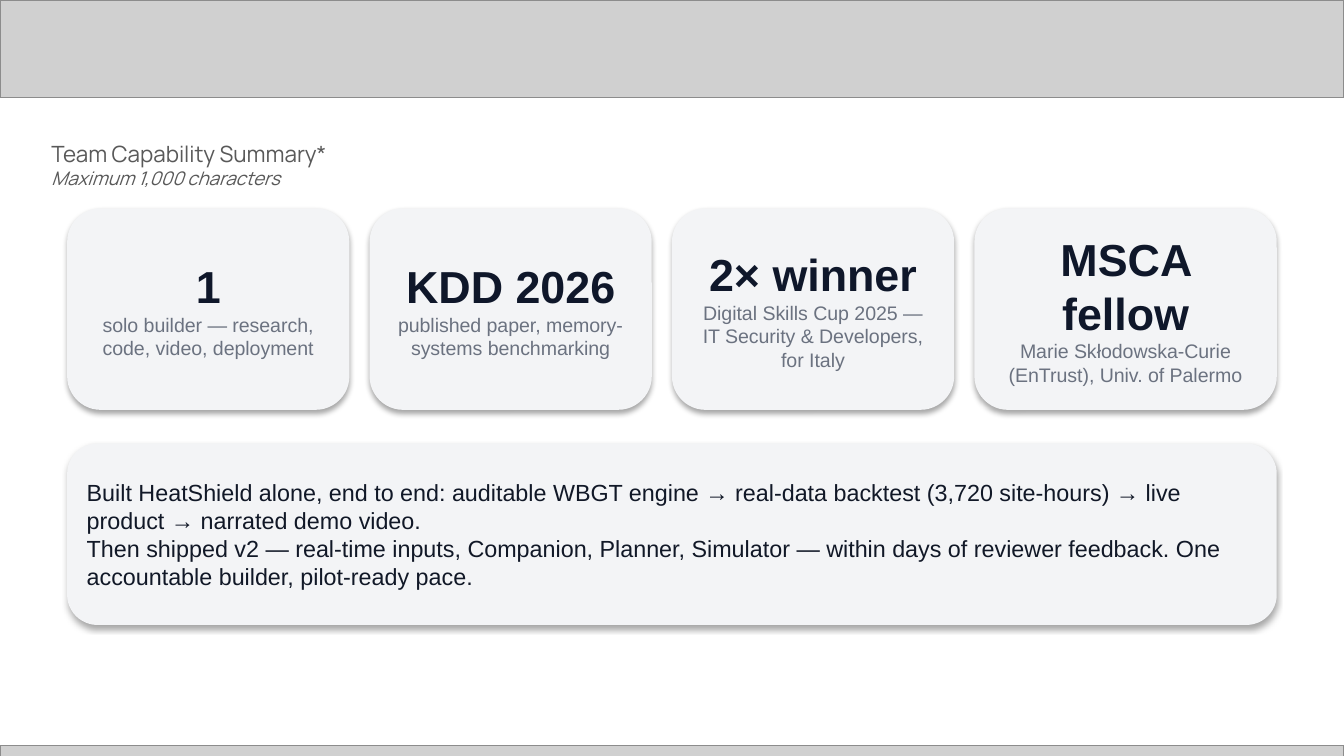
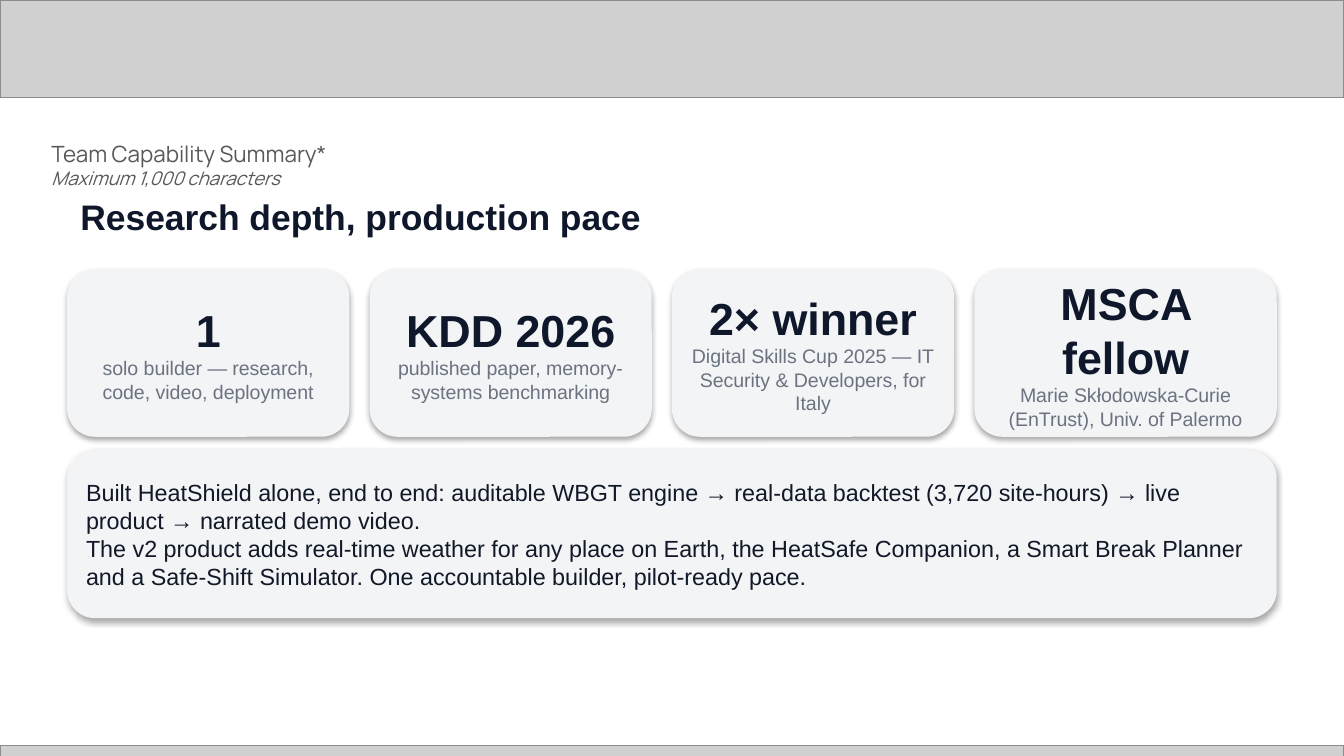
Before and after one commit to syaikhipin/heatshield, a slide deck: slide 3 of deck/heatshield-template-deck.pptx. Drawn at 1344x756 pixels with LibreOffice and Linux fonts; fonts in the diff are those of the drawing; grey boxes stand for pictures. Boxes give left, top, right and bottom in pixels: in the first picture for what was removed or moved away, otherwise in the second. Text is boxed around its words. In the diff, an @@ line names an element or a change of style, - is before the commit and + after.

Commit message:
Deck v3 Silah-style: editorial headlines, screenshots, QR cover, zero reviewer references

```diff
--- a/deck/heatshield-template-deck.pptx
+++ b/deck/heatshield-template-deck.pptx
@@ text added at (80,204,641,237), 19 pt, text #0F172A, bold @@
+Research depth, production pace
@@ rounded rectangle "1": place and size @@
-rounded rectangle "1" at (67,208,349,410)
+rounded rectangle "1" at (67,269,349,437)
@@ rounded rectangle "KDD 2026": place and size @@
-rounded rectangle "KDD 2026" at (370,208,652,410)
+rounded rectangle "KDD 2026" at (370,269,652,437)
@@ rounded rectangle "2× winner": place and size @@
-rounded rectangle "2× winner" at (672,208,954,410)
+rounded rectangle "2× winner" at (672,269,954,437)
@@ rounded rectangle "MSCA fellow": place and size @@
-rounded rectangle "MSCA fellow" at (974,208,1277,410)
+rounded rectangle "MSCA fellow" at (974,269,1277,437)
@@ rounded rectangle "Built HeatShield alone, end to ...": place and size @@
-rounded rectangle "Built HeatShield alone, end to ..." at (67,444,1277,625)
+rounded rectangle "Built HeatShield alone, end to ..." at (67,450,1277,618)
@@ text in rounded rectangle at (86,540,1242,590): text changed @@
-Then shipped v2 — real-time inputs, Companion, Planner, Simulator — within days of reviewer feedback. One accountable builder, pilot-ready pace.
+The v2 product adds real-time weather for any place on Earth, the HeatSafe Companion, a Smart Break Planner and a Safe-Shift Simulator. One accountable builder, pilot-ready pace.
```
Also in this commit, not shown: 14 other slides changed, 2 other files.
